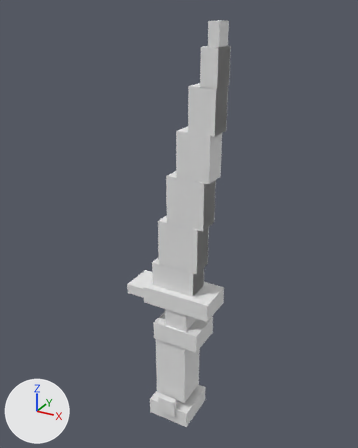
The OBJ model src/main/resources/assets/ashbound/models/mesh/kiln_fang.obj as it was, and as the next commit left it.
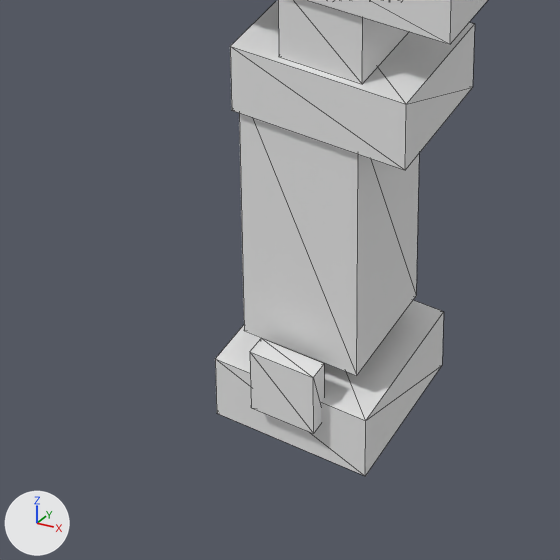
Each version appears first whole from a camera (50 mm lens) standing at (1.187, -1.742, 1.412) and looking at (0.482, -0.46, 0.771), and next in a close-up on the part from 27% to 65% of the width and 69% to 100% of the height. Arrows for +X, +Y and +Z are at lower left; the lights stay in place. The last two pictures show the newer version. The close-ups show mesh edges as thin lines. Where no turn or scale is listed for an object, it has been applied to the vertices.

In view in the first close-up: 'kiln_fang'.
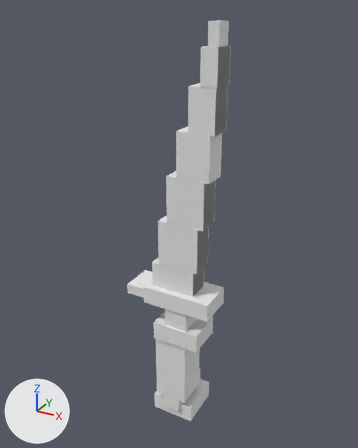
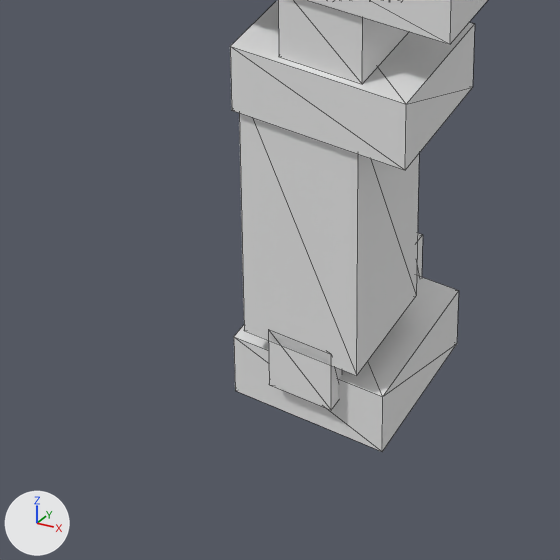
The edits, one by one:
me_kiln_fang is used by ob_kiln_fang; location (0.0, 0.0, 0.0).
me_kiln_fang had 168 vertices, 252 faces and spanned x 0.336..0.638, y -0.587..-0.412, z 0.053..1.378.
me_kiln_fang now has 168 vertices, 252 faces and spans x 0.336..0.638, y -0.562..-0.381, z 0.053..1.378.
me_kiln_fang part 1: the loose piece of 8 vertices spanning x 0.425..0.575, y -0.575..-0.425, z 0.053..0.116 is moved by (0.0, 0.031, 0.0).
me_kiln_fang part 2: the loose piece of 8 vertices spanning x 0.469..0.531, y -0.587..-0.569, z 0.091..0.153 is moved by (0.0, 0.031, 0.0).
me_kiln_fang part 3: the loose piece of 8 vertices spanning x 0.469..0.531, y -0.431..-0.412, z 0.091..0.153 is moved by (0.0, 0.031, 0.0).

Location of each change, [x1, y1, x2, y2] in pixels of the close-ups (560 x 560 px; the box of a moved part takes in the faces that stretch with it):
'kiln_fang', reshaped
    before: [215, 0, 488, 476]
    after: [230, 0, 488, 451]
part 1 of me_kiln_fang, moved or reshaped
    before: [215, 300, 444, 476]
    after: [234, 275, 459, 451]
part 2 of me_kiln_fang, moved or reshaped
    before: [250, 338, 324, 434]
    after: [268, 329, 342, 410]
part 3 of me_kiln_fang, moved or reshaped (not visible before)
    after: [417, 233, 423, 277]
